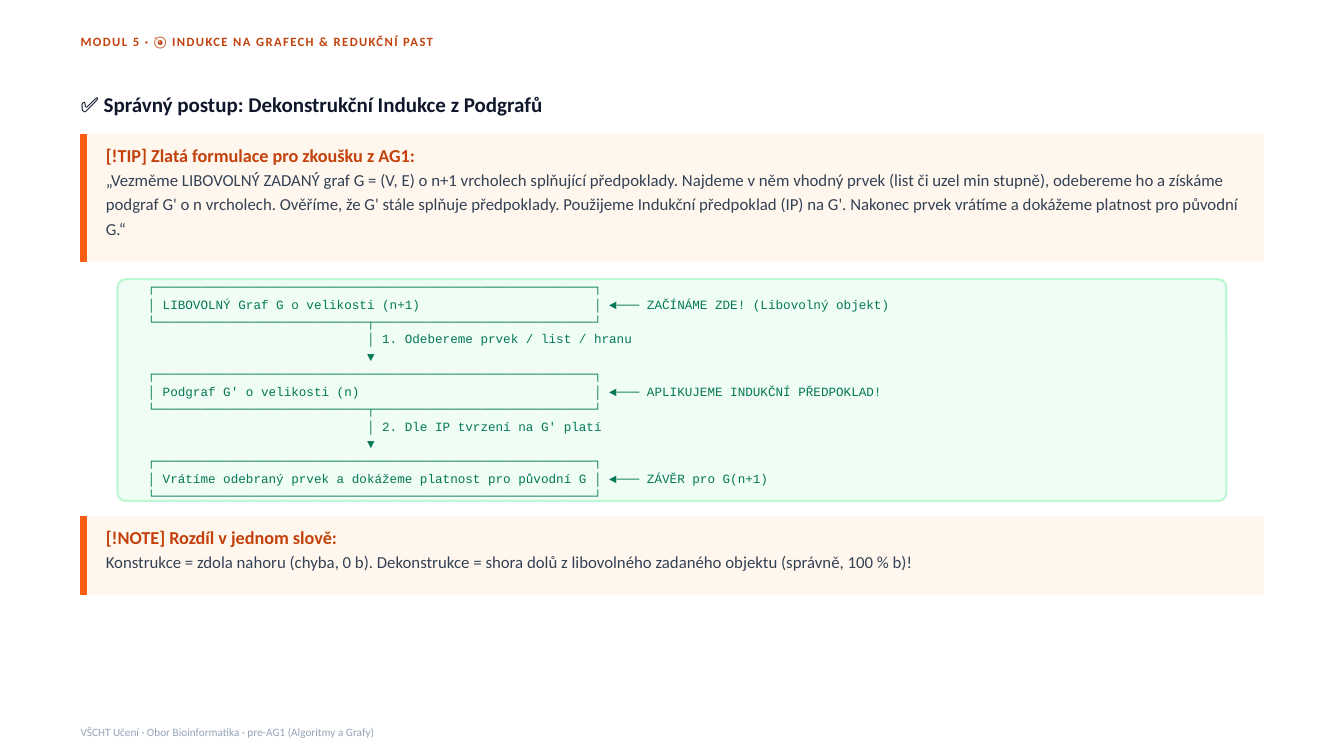
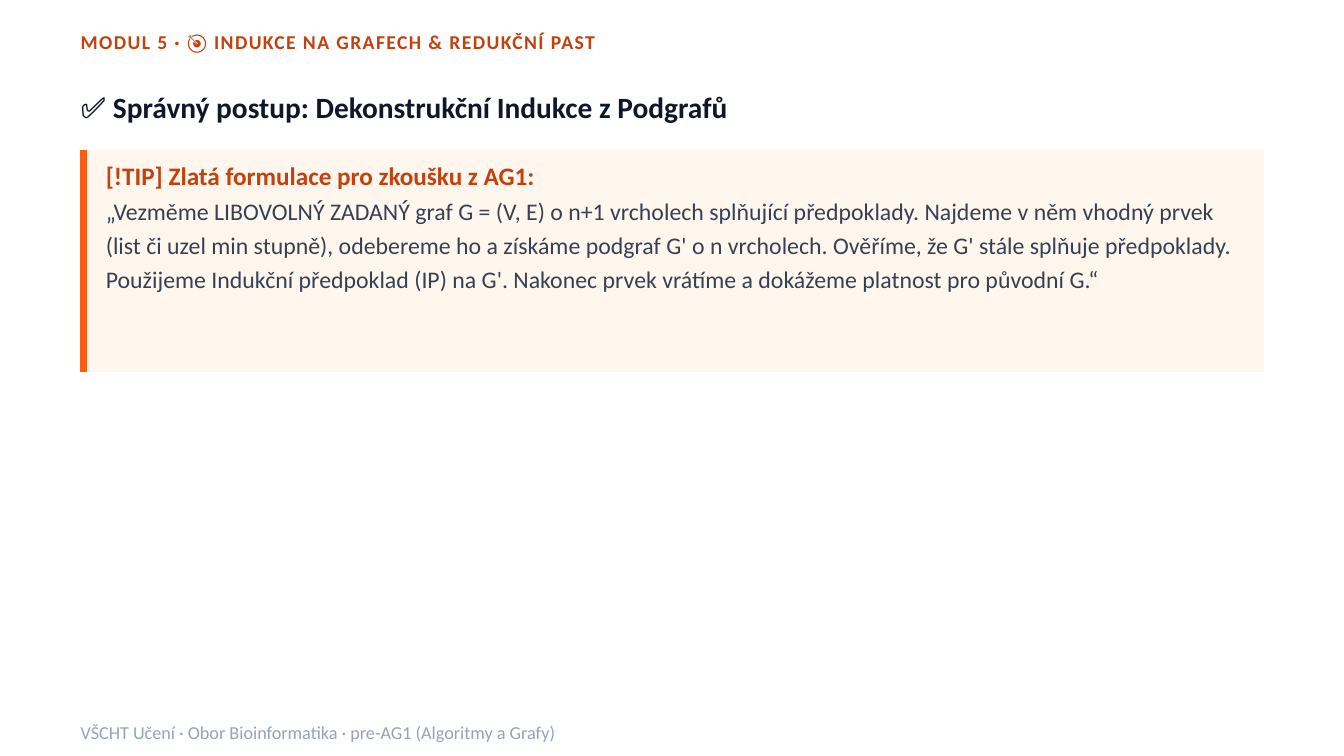
Before and after one commit to kolardavidcz/vscht-uceni-web, a slide deck: slide 63 of pre-ag1-kurz.pptx (slide 42 before the commit). Drawn at 1344x756 pixels with LibreOffice and Linux fonts; fonts in the diff are those of the drawing. Boxes give left, top, right and bottom in pixels: in the first picture for what was removed or moved away, otherwise in the second. Text is boxed around its words. In the diff, an @@ line names an element or a change of style, - is before the commit and + after.

Commit message:
feat(presentation): scale fonts 1.6x, add FONT_DELTA knob, and split slides across modules 2-8

```diff
--- a/pre-ag1-kurz.pptx
+++ b/pre-ag1-kurz.pptx
@@ text "MODUL 5 · 🎯 INDUKCE ..." at (81, 32, 595, 49): size 9 to 14 pt @@
@@ text "✅ Správný postup: Dekonstrukční Indukce ..." at (113, 96, 727, 123): size 15 to 21 pt @@
@@ rectangle: place and size @@
-rectangle at (81, 134, 1263, 261)
+rectangle at (81, 150, 1263, 371)
@@ rectangle: place and size @@
-rectangle at (81, 134, 87, 261)
+rectangle at (81, 150, 87, 371)
@@ text "[!TIP] Zlatá formulace pro zkoušku ...": place and size @@
-text "[!TIP] Zlatá formulace pro zkoušku ..." at (106, 148, 1237, 235)
+text "[!TIP] Zlatá formulace pro zkoušku ..." at (106, 166, 1230, 292)
@@ text "[!TIP] Zlatá formulace pro zkoušku ..." at (106, 166, 1230, 292): size 13 to 18 pt in "[!TIP] Zlatá formulace pro zkoušku z AG1:"; size 12 to 17 pt in "„Vezměme LIBOVOLNÝ ZADANÝ graf G = (V, ..." @@
@@ rounded rectangle removed at (118, 279, 1227, 501) @@
@@ text removed at (163, 300, 889, 486) @@
-┌──────────────────────────────────────────────────────────┐
-│ LIBOVOLNÝ Graf G o velikosti (n+1) │ ◄─── ZAČÍNÁME ZDE! (Libovolný objekt)
-└────────────────────────────┬─────────────────────────────┘
-│ 1. Odebereme prvek / list / hranu
-▼
-┌──────────────────────────────────────────────────────────┐
-│ Podgraf G' o velikosti (n) │ ◄─── APLIKUJEME INDUKČNÍ PŘEDPOKLAD!
-└────────────────────────────┬─────────────────────────────┘
-│ 2. Dle IP tvrzení na G' platí
-▼
-┌──────────────────────────────────────────────────────────┐
-│ Vrátíme odebraný prvek a dokážeme platnost pro původní G │ ◄─── ZÁVĚR pro G(n+1)
-└──────────────────────────────────────────────────────────┘
@@ rectangle removed at (81, 516, 1263, 595) @@
@@ rectangle removed at (81, 516, 87, 595) @@
@@ text removed at (106, 530, 912, 571) @@
-[!NOTE] Rozdíl v jednom slově:
-Konstrukce = zdola nahoru (chyba, 0 b). Dekonstrukce = shora dolů z libovolného zadaného objektu (správně, 100 % b)!
@@ text "VŠCHT Učení · Obor Bioinformatika ..." at (81, 724, 555, 742): size 8 to 13 pt @@
```
Also in this commit, not shown: 82 other slides changed, 42 slides added, 11 other files.
